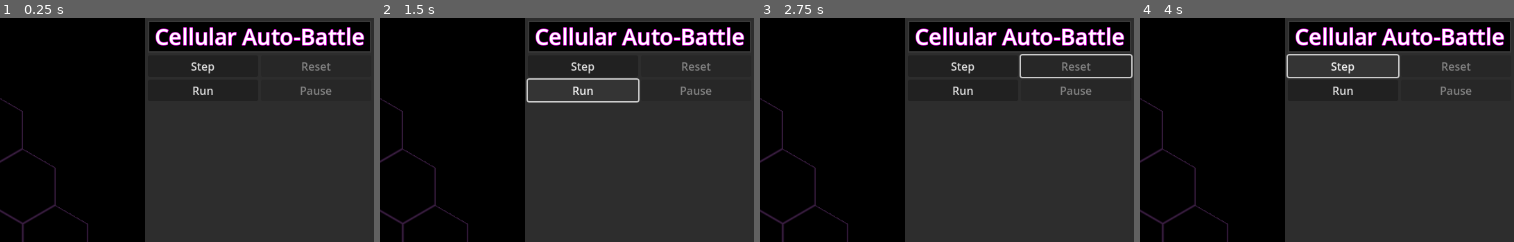
Above: before the commit, frames 1-4 (left to right).
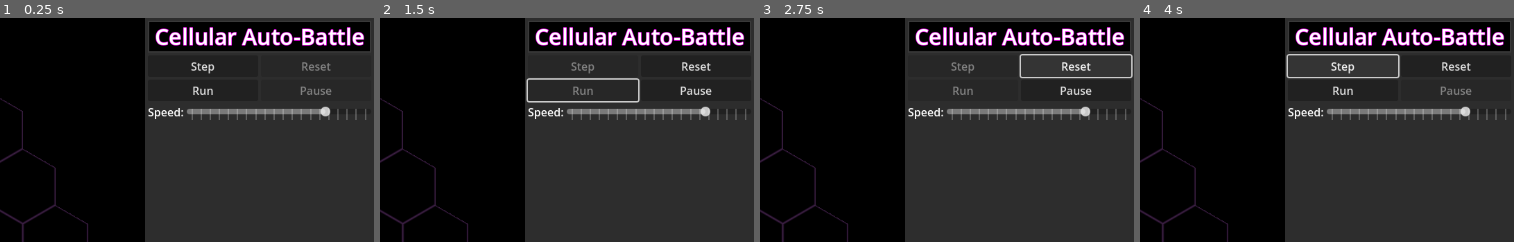
Above: after the commit, the same moments.

Repository: eyeree/cab
Game: Godot game, scene res://mode/battle/battle.tscn
Two runs of this game, one before a commit and one after it. Both use one fixed random seed, a clock stepped at 60 frames per second and the inputs below. This scene is started directly instead of the project's main scene.
Inputs (mouse positions are % of the whole screen's width and height, from its top left):
- Up to frame 1 (0.25 s): no input
- Up to frame 2 (1.5 s): click "Step" at 0.5 s; click "Run" at 1.25 s
- Up to frame 3 (2.75 s): click (92, 11) at 2 s, where only the run after the commit has a clickable "Reset"
- Up to frame 4 (4 s): click (92, 16) at 2.75 s, where only the run after the commit has a clickable "Pause"; click "Step" at 3.5 s
The pictures show only the part of the screen within x 50-100%, y 0-50%; the shares and areas given below are measured in that part.

The runs differ from the first frame. In frame 1, 1.4% of the frame differs, in the area x 39-98%, y 39-46%; in frame 2, 1.9%; in frame 3, 1.9%, in the area x 39-98%, y 19-46%; in frame 4, 1.5%.

Commit message:
battle controller

Diff:
--- a/grid/grid.gd
+++ b/grid/grid.gd
@@ -80,7 +80,6 @@
 	_on_grid_size_set()
 
 func _on_grid_size_set():
-	prints('_on_grid_size_set')
 	if not is_inside_tree(): return
 	_grid_size_info.apply_grid_material_settings(grid_material)
 
--- a/mode/battle/battle.tscn
+++ b/mode/battle/battle.tscn
@@ -1,9 +1,13 @@
-[gd_scene load_steps=3 format=3 uid="uid://dmaqlc81kw7f8"]
+[gd_scene load_steps=4 format=3 uid="uid://dmaqlc81kw7f8"]
 
 [ext_resource type="PackedScene" uid="uid://b1umt3mgf2ylg" path="res://grid/grid.tscn" id="1_8ipuh"]
+[ext_resource type="Script" uid="uid://jtib34n3mmky" path="res://mode/battle/battle_controller.gd" id="1_fnkdq"]
 [ext_resource type="PackedScene" uid="uid://pkpl54rmgns7" path="res://ui/controls/title.tscn" id="2_fnkdq"]
 
-[node name="HBoxContainer" type="HBoxContainer"]
+[node name="BattleController" type="Node"]
+script = ExtResource("1_fnkdq")
+
+[node name="HBoxContainer" type="HBoxContainer" parent="."]
 anchors_preset = 15
 anchor_right = 1.0
 anchor_bottom = 1.0
@@ -11,56 +15,77 @@
 grow_vertical = 2
 theme_override_constants/separation = 0
 
-[node name="SubViewportContainer" type="SubViewportContainer" parent="."]
+[node name="SubViewportContainer" type="SubViewportContainer" parent="HBoxContainer"]
 layout_mode = 2
 size_flags_horizontal = 3
 stretch = true
 
-[node name="SubViewport" type="SubViewport" parent="SubViewportContainer"]
+[node name="SubViewport" type="SubViewport" parent="HBoxContainer/SubViewportContainer"]
 handle_input_locally = false
 size = Vector2i(822, 648)
 render_target_update_mode = 4
 
-[node name="GridScene" parent="SubViewportContainer/SubViewport" instance=ExtResource("1_8ipuh")]
+[node name="GridScene" parent="HBoxContainer/SubViewportContainer/SubViewport" instance=ExtResource("1_8ipuh")]
 grid_size = 0
 
-[node name="PanelContainer" type="PanelContainer" parent="."]
+[node name="PanelContainer" type="PanelContainer" parent="HBoxContainer"]
 layout_mode = 2
 
-[node name="VBoxContainer" type="VBoxContainer" parent="PanelContainer"]
+[node name="VBoxContainer" type="VBoxContainer" parent="HBoxContainer/PanelContainer"]
 layout_mode = 2
 
-[node name="GameTitle" parent="PanelContainer/VBoxContainer" instance=ExtResource("2_fnkdq")]
+[node name="GameTitle" parent="HBoxContainer/PanelContainer/VBoxContainer" instance=ExtResource("2_fnkdq")]
 layout_mode = 2
 
-[node name="HBoxContainer" type="HBoxContainer" parent="PanelContainer/VBoxContainer"]
+[node name="HBoxContainer" type="HBoxContainer" parent="HBoxContainer/PanelContainer/VBoxContainer"]
 layout_mode = 2
 
-[node name="StepButton" type="Button" parent="PanelContainer/VBoxContainer/HBoxContainer"]
+[node name="StepButton" type="Button" parent="HBoxContainer/PanelContainer/VBoxContainer/HBoxContainer"]
+unique_name_in_owner = true
 custom_minimum_size = Vector2(70, 0)
 layout_mode = 2
 size_flags_horizontal = 3
 text = "Step"
 
-[node name="ResetButton" type="Button" parent="PanelContainer/VBoxContainer/HBoxContainer"]
+[node name="ResetButton" type="Button" parent="HBoxContainer/PanelContainer/VBoxContainer/HBoxContainer"]
+unique_name_in_owner = true
 custom_minimum_size = Vector2(70, 0)
 layout_mode = 2
 size_flags_horizontal = 3
 disabled = true
 text = "Reset"
 
-[node name="HBoxContainer1" type="HBoxContainer" parent="PanelContainer/VBoxContainer"]
+[node name="HBoxContainer1" type="HBoxContainer" parent="HBoxContainer/PanelContainer/VBoxContainer"]
 layout_mode = 2
 
-[node name="RunButton" type="Button" parent="PanelContainer/VBoxContainer/HBoxContainer1"]
+[node name="RunButton" type="Button" parent="HBoxContainer/PanelContainer/VBoxContainer/HBoxContainer1"]
+unique_name_in_owner = true
 custom_minimum_size = Vector2(70, 0)
 layout_mode = 2
 size_flags_horizontal = 3
 text = "Run"
 
-[node name="PauseButton" type="Button" parent="PanelContainer/VBoxContainer/HBoxContainer1"]
+[node name="PauseButton" type="Button" parent="HBoxContainer/PanelContainer/VBoxContainer/HBoxContainer1"]
+unique_name_in_owner = true
 custom_minimum_size = Vector2(70, 0)
 layout_mode = 2
 size_flags_horizontal = 3
 disabled = true
 text = "Pause"
+
+[node name="HBoxContainer2" type="HBoxContainer" parent="HBoxContainer/PanelContainer/VBoxContainer"]
+layout_mode = 2
+
+[node name="Label" type="Label" parent="HBoxContainer/PanelContainer/VBoxContainer/HBoxContainer2"]
+layout_mode = 2
+text = "Speed:"
+
+[node name="RunSpeedSlider" type="HSlider" parent="HBoxContainer/PanelContainer/VBoxContainer/HBoxContainer2"]
+unique_name_in_owner = true
+layout_mode = 2
+size_flags_horizontal = 3
+size_flags_vertical = 4
+value = 20.0
+rounded = true
+tick_count = 20
+ticks_on_borders = true
--- /dev/null
+++ b/mode/battle/battle_controller.gd
@@ -0,0 +1,63 @@
+class_name BattleController extends Node
+
+@onready var _step_button: Button = %StepButton
+@onready var _reset_button: Button = %ResetButton
+@onready var _run_button: Button = %RunButton
+@onready var _pause_button: Button = %PauseButton
+@onready var _run_speed_slider: HSlider = %RunSpeedSlider
+
+const _min_run_step_delta:float = 0.05
+const _max_run_step_delta:float = 2.0
+
+var _run_step_delta:float = 0.5
+var _is_running:bool = false
+
+var _step_timer:SceneTreeTimer = null
+
+func _ready() -> void:
+
+	_step_button.pressed.connect(_step)
+	_reset_button.pressed.connect(_reset)
+	_run_button.pressed.connect(_run)
+	_pause_button.pressed.connect(_pause)
+
+	_run_speed_slider.value = remap(_run_step_delta, _max_run_step_delta, _min_run_step_delta, _run_speed_slider.min_value, _run_speed_slider.max_value)
+	_run_speed_slider.value_changed.connect(_on__run_speed_changed)
+
+	_reset()
+
+func _step() -> void:
+	prints('step')
+	_reset_button.disabled = false
+	if _is_running:	_start_step_timer()
+
+func _reset() -> void:
+	_reset_button.disabled = true
+
+func _run() -> void:
+	_step_button.disabled = true
+	_run_button.disabled = true
+	_pause_button.disabled = false
+	_is_running = true
+	_step()
+
+func _pause() -> void:
+	_step_button.disabled = false
+	_run_button.disabled = false
+	_pause_button.disabled = true
+	_is_running = false
+	_cancel_step_timer()
+
+func _cancel_step_timer() -> void:
+	if _step_timer:
+		_step_timer.timeout.disconnect(_step)
+		_step_timer = null
+
+func _start_step_timer() -> void:
+	_cancel_step_timer()
+	_step_timer = get_tree().create_timer(_run_step_delta)
+	_step_timer.timeout.connect(_step)
+
+func _on__run_speed_changed(value:float) -> void:
+	_run_step_delta = remap(value, _run_speed_slider.min_value, _run_speed_slider.max_value, _max_run_step_delta, _min_run_step_delta)
+	if _is_running: _start_step_timer()
Not shown, added: mode/battle/battle_controller.gd.uid
